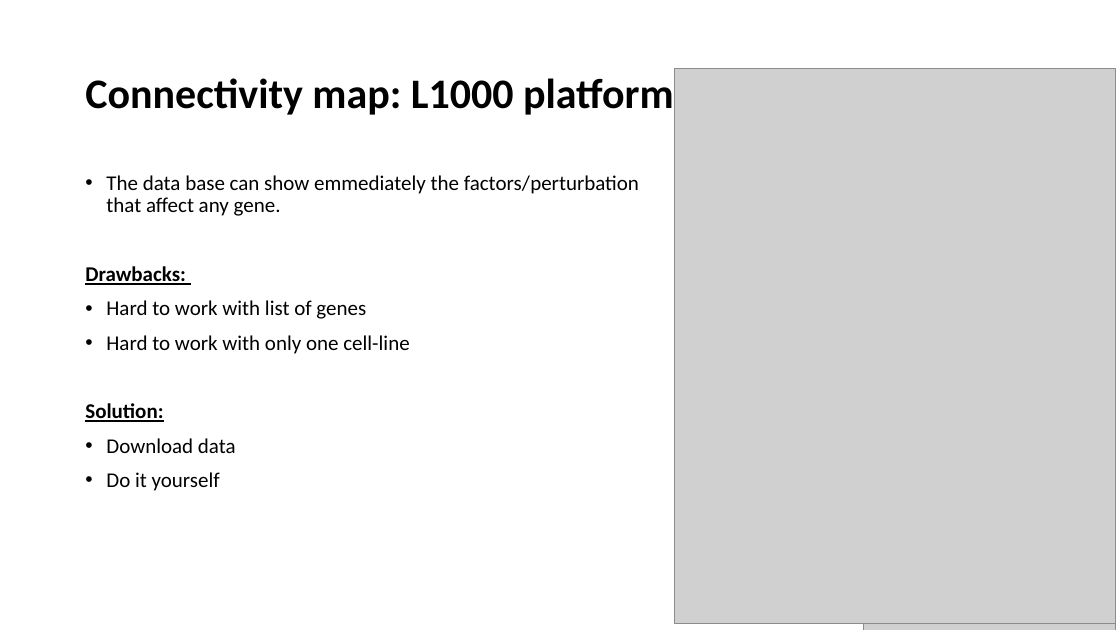
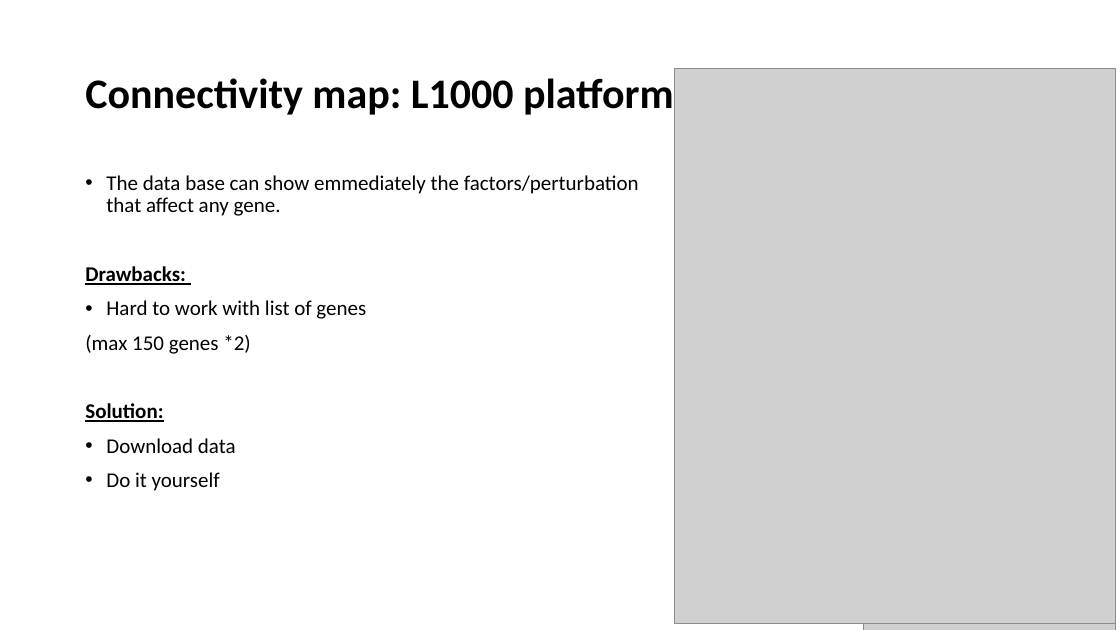
Before and after one commit to RuslanAlali/cMAp_Terzi, a slide deck: slide 20 of cMAP_stats.pptx. Drawn at 1120x630 pixels with LibreOffice and Linux fonts; fonts in the diff are those of the drawing; grey boxes stand for pictures. Boxes give left, top, right and bottom in pixels: in the first picture for what was removed or moved away, otherwise in the second. Text is boxed around its words. In the diff, an @@ line names an element or a change of style, - is before the commit and + after.

```diff
--- a/cMAP_stats.pptx
+++ b/cMAP_stats.pptx
@@ text at (85,335,250,354): text changed @@
-• Hard to work with only one cell-line
+(max 150 genes *2)
```
Also in this commit, not shown: 1 other slide changed, 6 slides added, 1 other file.
